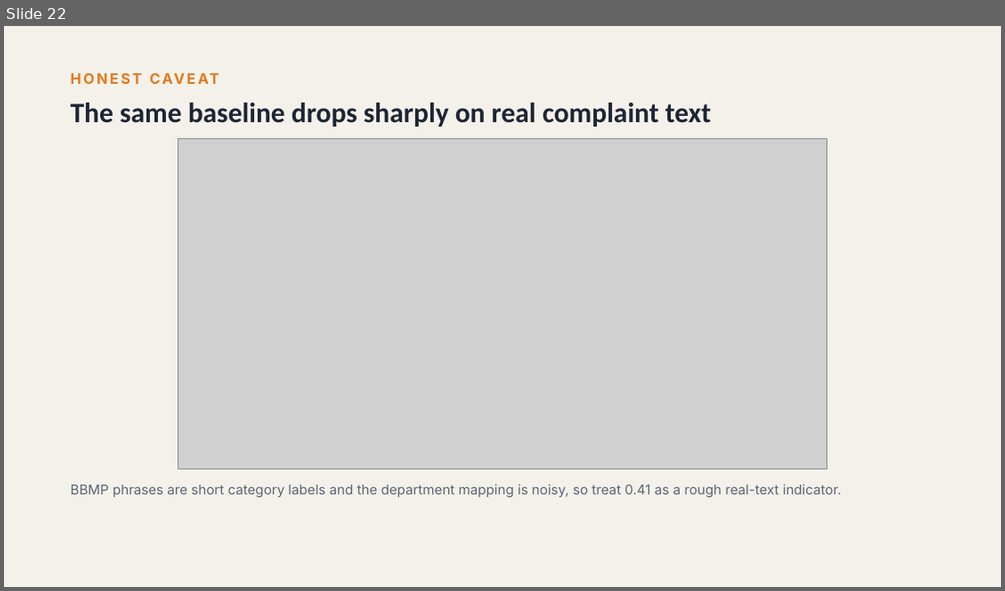
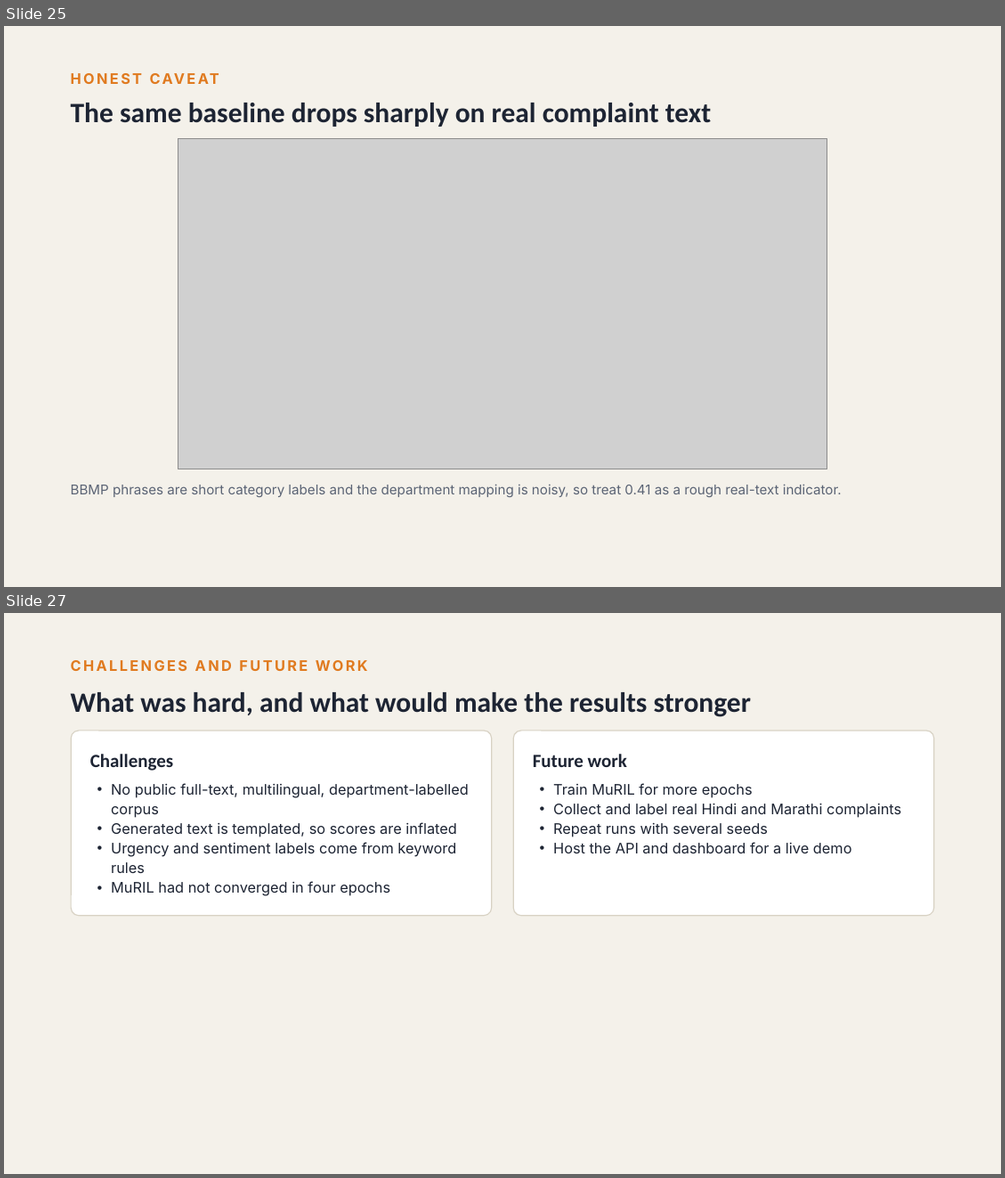
Before and after one commit to sam131725/public_grievenes, a slide deck: docs/slides/P8_Mid-term_Review.pptx. Shown one above the other, each under a label of ours: slide 22 before the commit, slides 25 and 27 after it; the slides between them are not shown. The pictures are 1005x591 and 1005x1178 pixels, drawn with LibreOffice and Linux fonts; fonts in the diff are those of the drawing; grey boxes stand for pictures. Boxes give left, top, right and bottom in pixels: in the first picture for what was removed or moved away, otherwise in the second. Text is boxed around its words. In the diff, an @@ line names an element or a change of style, - is before the commit and + after.

```diff
--- a/docs/slides/P8_Mid-term_Review.pptx
+++ b/docs/slides/P8_Mid-term_Review.pptx
@@ slide 27 added at [4, 613, 1001, 1174], background #F4F1EA @@
@@ text added at [71, 660, 368, 671], 14 pt, text #E07A1F, bold @@
+CHALLENGES AND FUTURE WORK
@@ title added at [71, 692, 751, 717], 27 pt, text #1D2433, bold @@
+What was hard, and what would make the results stronger
@@ rounded rectangle added at [72, 730, 492, 915], fill #FFFFFF, outline #D8D2C4 1 pt @@
@@ rounded rectangle added at [513, 730, 933, 915], fill #FFFFFF, outline #D8D2C4 1 pt @@
@@ text added at [90, 754, 173, 771], 18 pt, text #1D2433, bold @@
+Challenges
@@ text added at [533, 754, 627, 767], 18 pt, text #1D2433, bold @@
+Future work
@@ text added at [111, 783, 469, 896], 14 pt, text #1D2433 @@
+• No public full-text, multilingual, department-labelled corpus
+• Generated text is templated, so scores are inflated
+• Urgency and sentiment labels come from keyword rules
+• MuRIL had not converged in four epochs
@@ text added at [553, 783, 901, 853], 14 pt, text #1D2433 @@
+• Train MuRIL for more epochs
+• Collect and label real Hindi and Marathi complaints
+• Repeat runs with several seeds
+• Host the API and dashboard for a live demo
@@ what was slide 22 is now slide 25 @@
```
Also in this commit, not shown: 1 slide changed, 3 other slides added.
